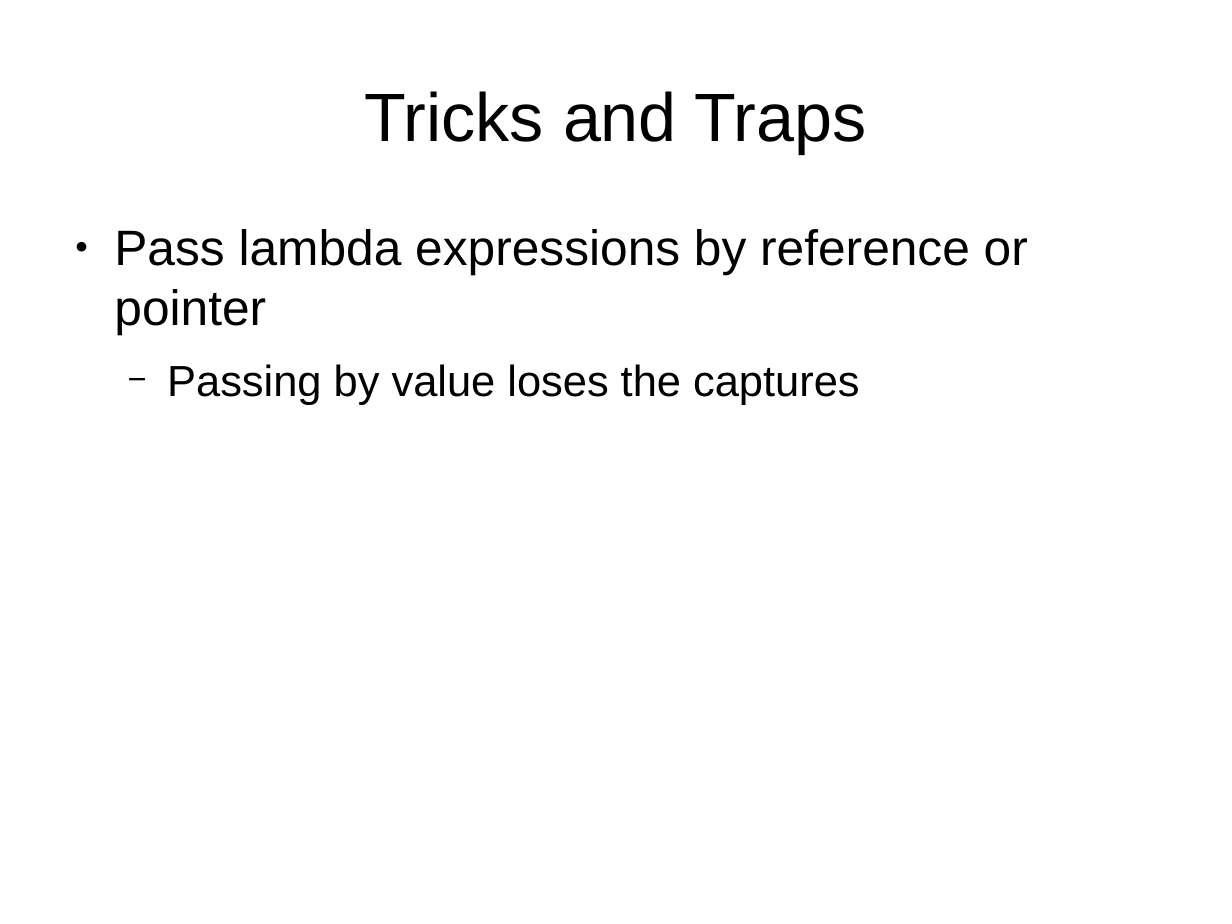
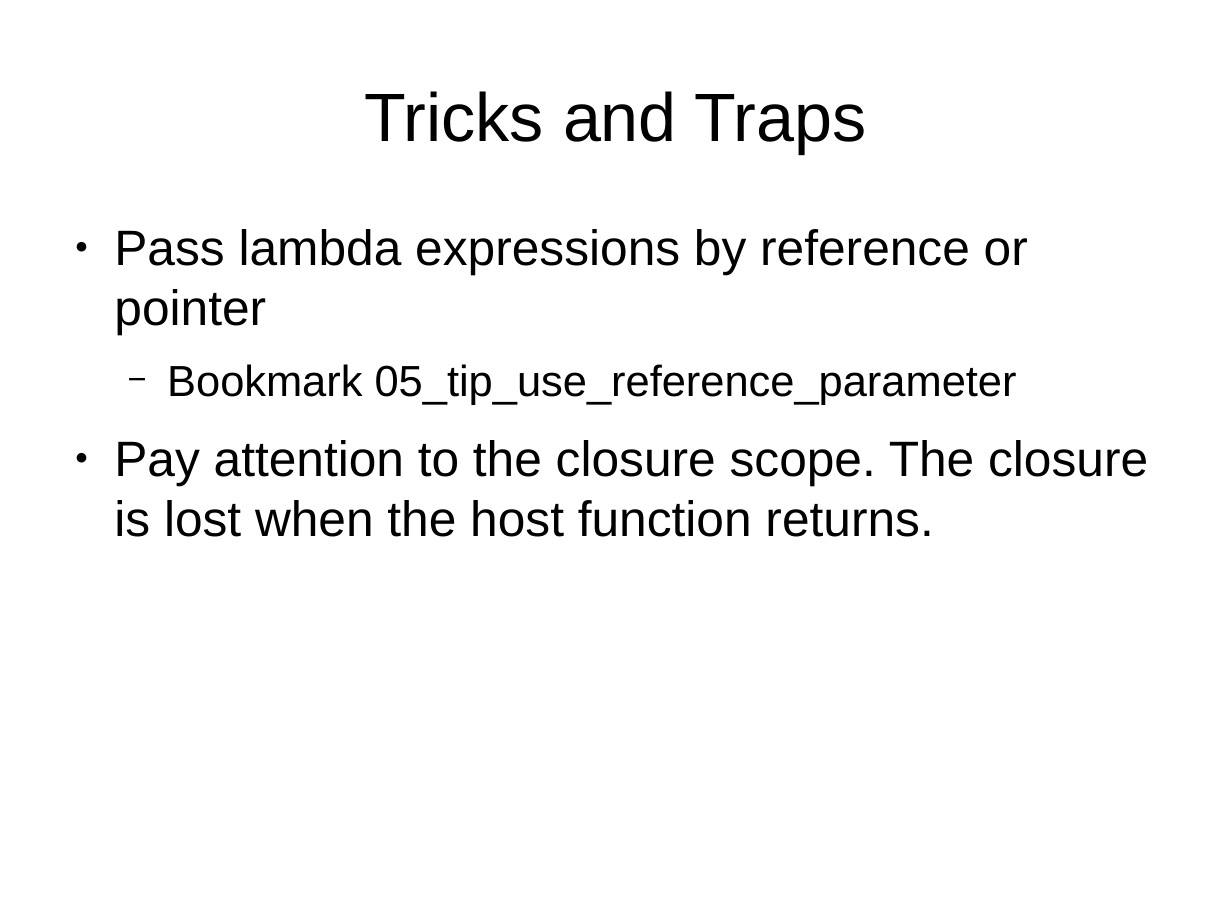
Before and after one commit to cjungmann/lambda_talk, a slide deck: slide 15 of lambda.odp (slide 12 before the commit). Drawn at 1232x924 pixels with LibreOffice and Linux fonts; fonts in the diff are those of the drawing. Boxes give left, top, right and bottom in pixels: in the first picture for what was removed or moved away, otherwise in the second. Text is boxed around its words. In the diff, an @@ line names an element or a change of style, - is before the commit and + after.

```diff
--- a/lambda.odp
+++ b/lambda.odp
@@ text at (114, 364, 1148, 537): text changed; size 28 to 32 pt @@
-  − Passing by value loses the captures
+  − Bookmark 05_tip_use_reference_parameter
+● Pay attention to the closure scope. The closure is lost when the host function returns.
```
Also in this commit, not shown: 5 other slides changed, 4 slides added, 1 slide removed.
